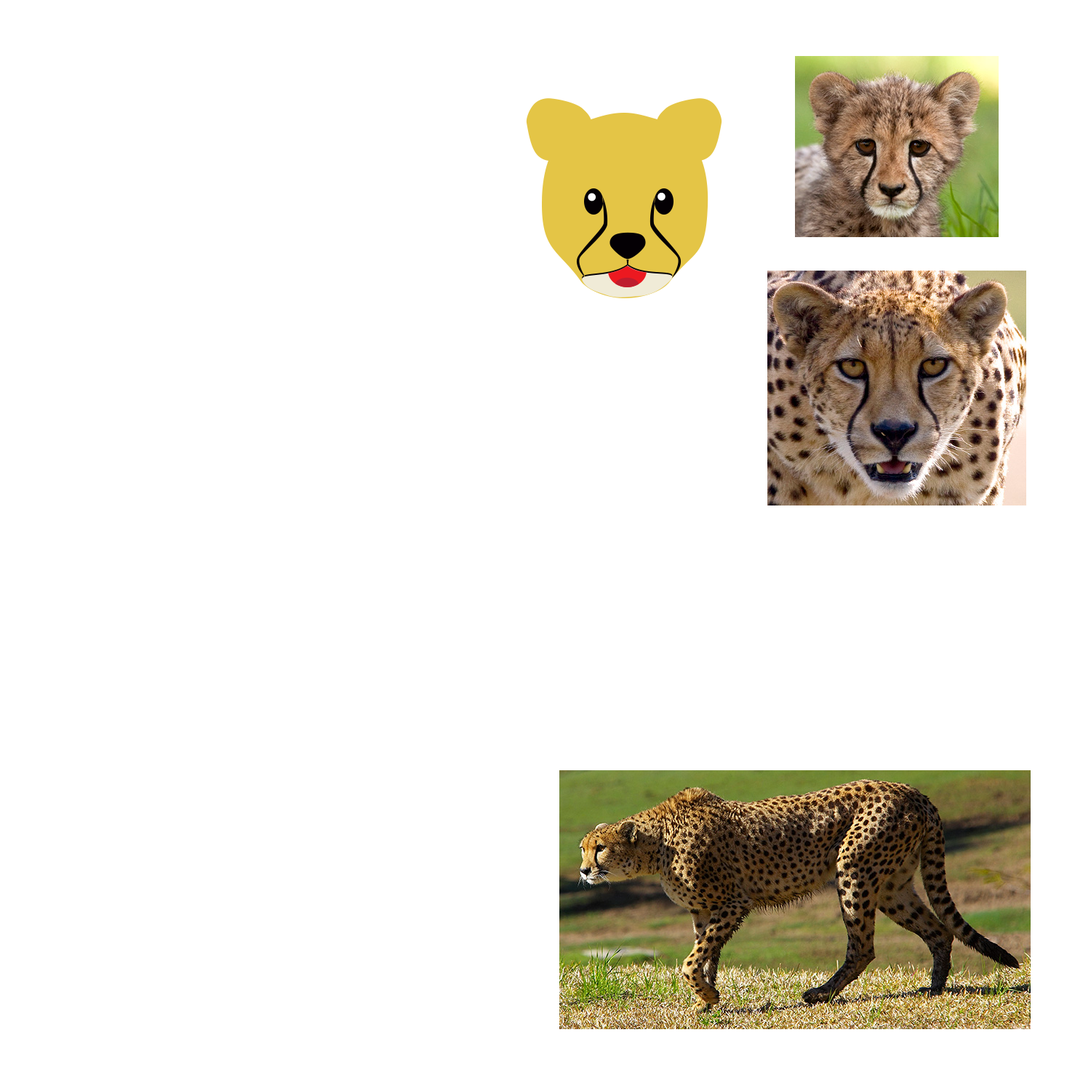
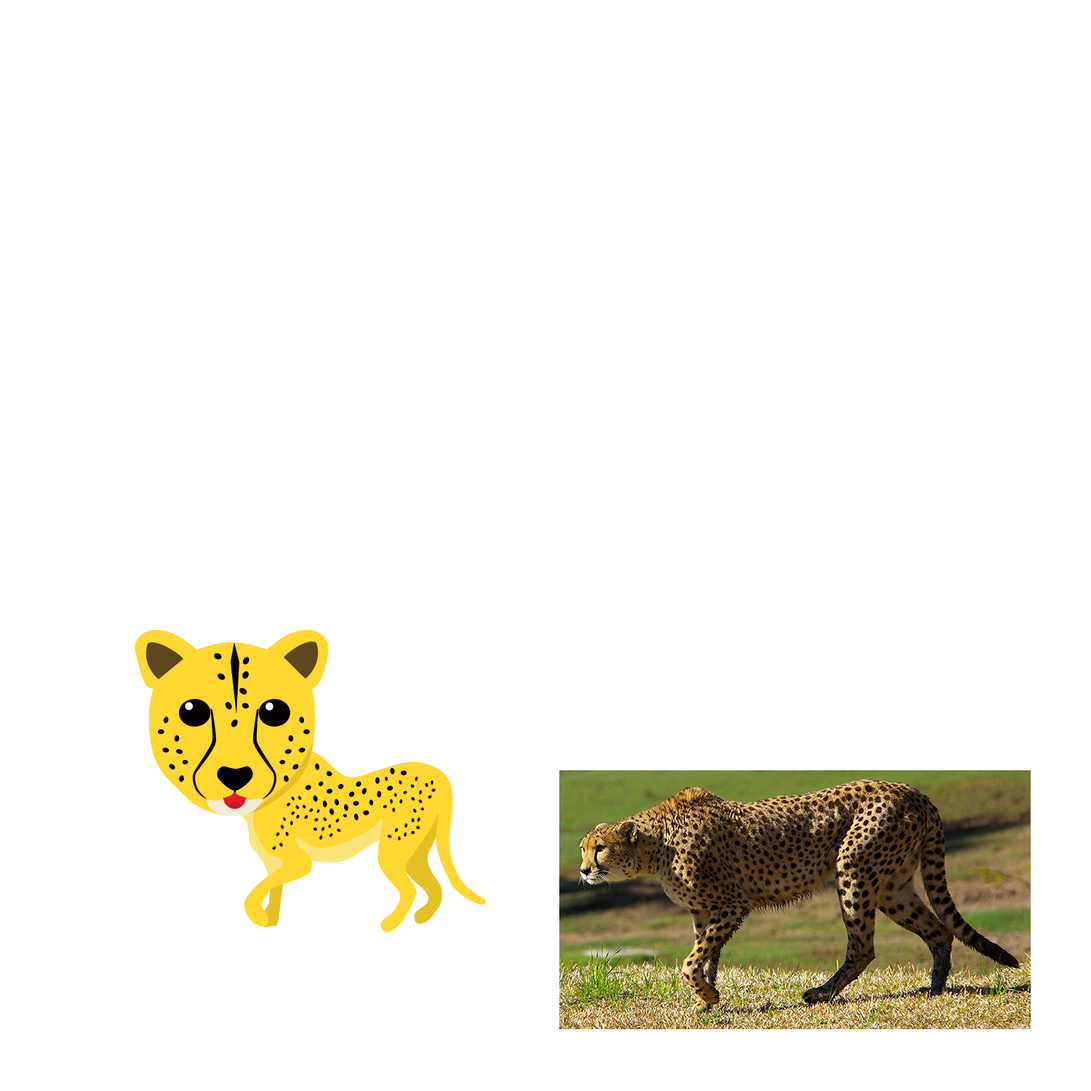
Layer changes from the first 1091 × 1091 image to the second:
painted on "EyeHighligts" over 184, 192, 666, 711
painted on "Tongue" over 227, 277, 640, 810
painted on "Mouth" over 222, 266, 647, 810
painted on "Jaw" over 206, 265, 674, 818
painted on "EyesAndNose" over 157, 188, 682, 800
added layer "Ear Innard" in group "Face" over 145, 641, 319, 680
painted on "Ears" over 134, 98, 723, 690
added layer "Face Shadow" in group "Face" over 245, 742, 314, 815
painted on "Face" (2nd of 2, in "Face") over 149, 112, 709, 816
added group "Body" (1st of 2) with 3 layers above "BodyRef" over 241, 748, 487, 933
added layer "Spots" in group "Body" over 272, 763, 436, 851
added layer "Body" (2nd of 2, in "Body") in group "Body" over 243, 748, 487, 933
added layer "LowerBody" in group "Body" over 241, 784, 443, 928
hid "FaceRefs" over 767, 56, 1027, 506
